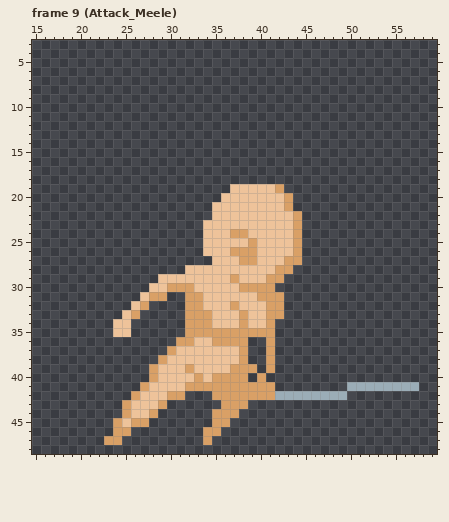
Two versions of one pixel-art file, RawResource/projectRoom/base_female.aseprite. The picture above was drawn from the file before the commit.
64x64 pixels, 10 frames. Shown: frame 9 (Attack_Meele): x 15..59, y 3..48. The commit also changed other frames, which this record leaves out.
Once edited:
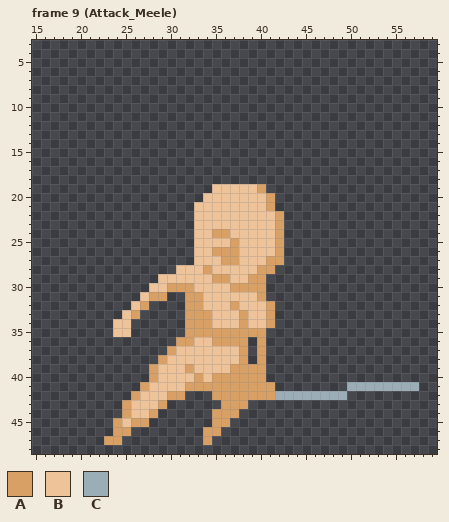
Palette (. is transparent): A #d9a066  B #eec39a  C #9badb7
The edit:
Frame 9 (Attack_Meele), layer "BaseGroup/base_nude":
y 19: x 35..36 .. -> BB; x 40..42 BBA -> A..
y 20: x 34..35 .. -> BB; x 41..43 BBA -> A..
y 21: x 33..34 .. -> BB; x 41..43 BBA -> A..
y 22: x 33..34 .. -> BB; x 42..44 BBA -> A..
y 23: x 33 . -> B; x 42..44 BBA -> A..
y 24: x 33 . -> B; x 35..38 BBAA -> AABB; x 42..44 BBA -> A..
y 25: x 33 . -> B; x 37 B -> A; x 39 A -> B; x 42..44 BBA -> A..
y 26: x 33 . -> B; x 35..36 BB -> AA; x 38..39 AA -> BB; x 42..44 BBA -> A..
y 27: x 33..34 .. -> BB; x 36..39 BBAA -> AABB; x 41..44 BBAA -> AA..
y 28: x 31 . -> B; x 34 B -> A; x 40..43 BBAA -> AA..
y 29: x 35..37 BBA -> AAB; x 39..42 BBAA -> AA..
y 30: x 37 B -> A; x 41 A -> .
y 31: x 41..42 AA -> ..
y 32..33: x 42 A -> .
y 35: x 41 A -> .
y 36..39: x 40..41 .A -> A.
y 40: x 39 . -> A
Where, in picture pixels (left, top, right, bottom), the same in both pictures:
changed: (176, 184, 302, 382)
